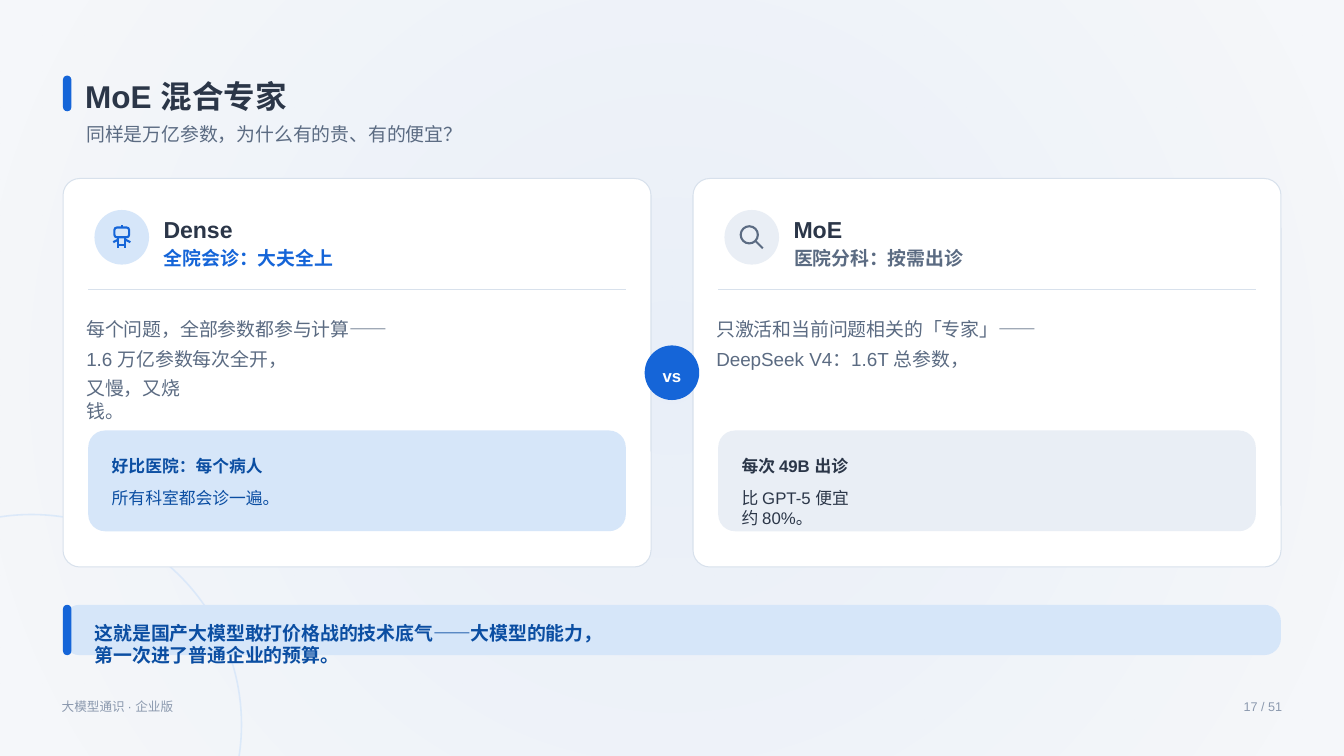
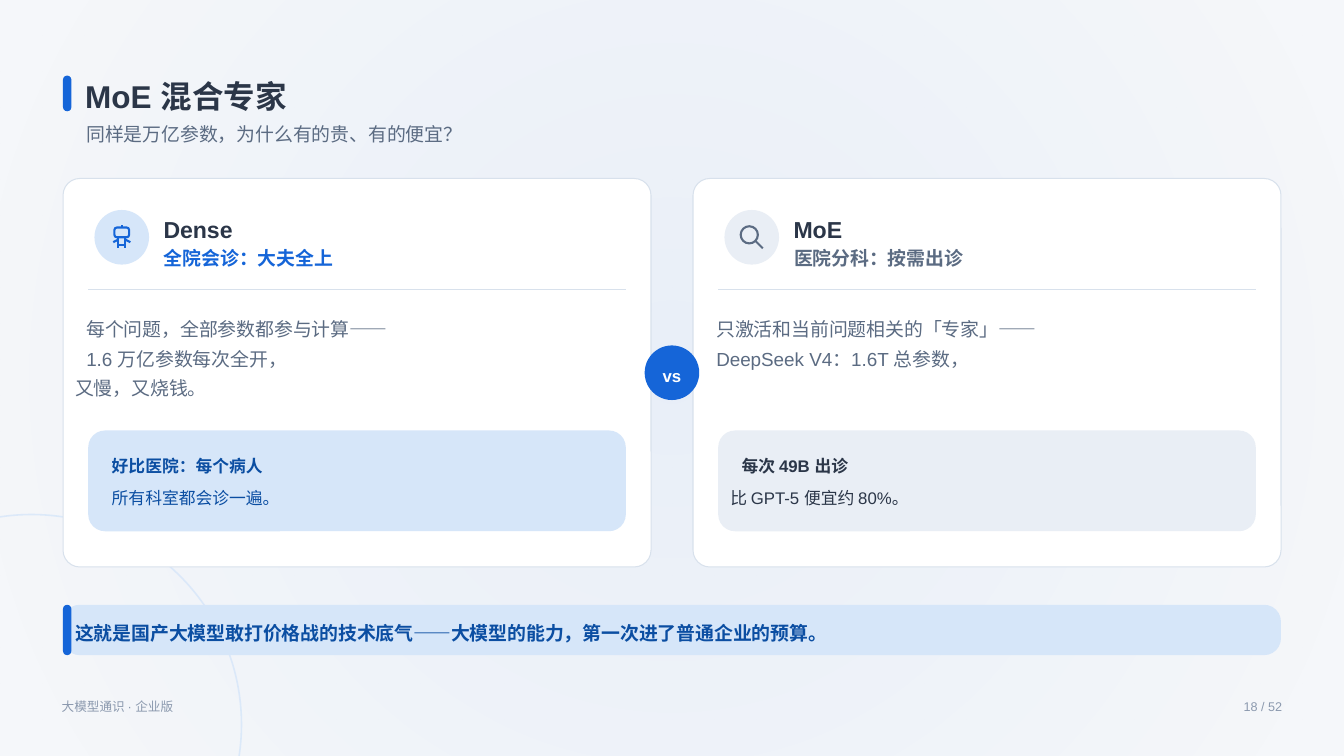
Before and after one commit to swift3000/qiyepinpeixun, a slide deck: slide 18 of 企业AI培训_交付包/初级课程_完整交付包/03_PPT课件/通用基础_PPT1_v3.pptx (slide 17 before the commit). Drawn at 1344x756 pixels with LibreOffice and Linux fonts; fonts in the diff are those of the drawing. Boxes give left, top, right and bottom in pixels: in the first picture for what was removed or moved away, otherwise in the second. Text is boxed around its words. In the diff, an @@ line names an element or a change of style, - is before the commit and + after.

Commit message:
T26: 初级 PPT 全量修复+小白增强 51→52页（全deck文字溢出修复88框+P48破损绿图修复+P2名词扩至20词全覆盖+新P11『理解大模型5步从浅到深』）

```diff
--- a/企业AI培训_交付包/初级课程_完整交付包/03_PPT课件/通用基础_PPT1_v3.pptx
+++ b/企业AI培训_交付包/初级课程_完整交付包/03_PPT课件/通用基础_PPT1_v3.pptx
@@ text "又慢，又烧钱。" rewrapped from [86, 379, 180, 420] to [75, 379, 207, 397] @@
@@ text "比 GPT-5 便宜约 80%。" rewrapped from [742, 490, 849, 526] to [730, 490, 908, 506] @@
@@ text "这就是国产大模型敢打价格战的技术底气——大模型的能力，第一次进了普通企业的预算。" rewrapped from [95, 624, 603, 664] to [75, 624, 827, 643] @@
@@ text at [1244, 702, 1282, 711]: text changed @@
-17 / 51
+18 / 52
```
Also in this commit, not shown: 41 other slides changed, 1 slide added.
